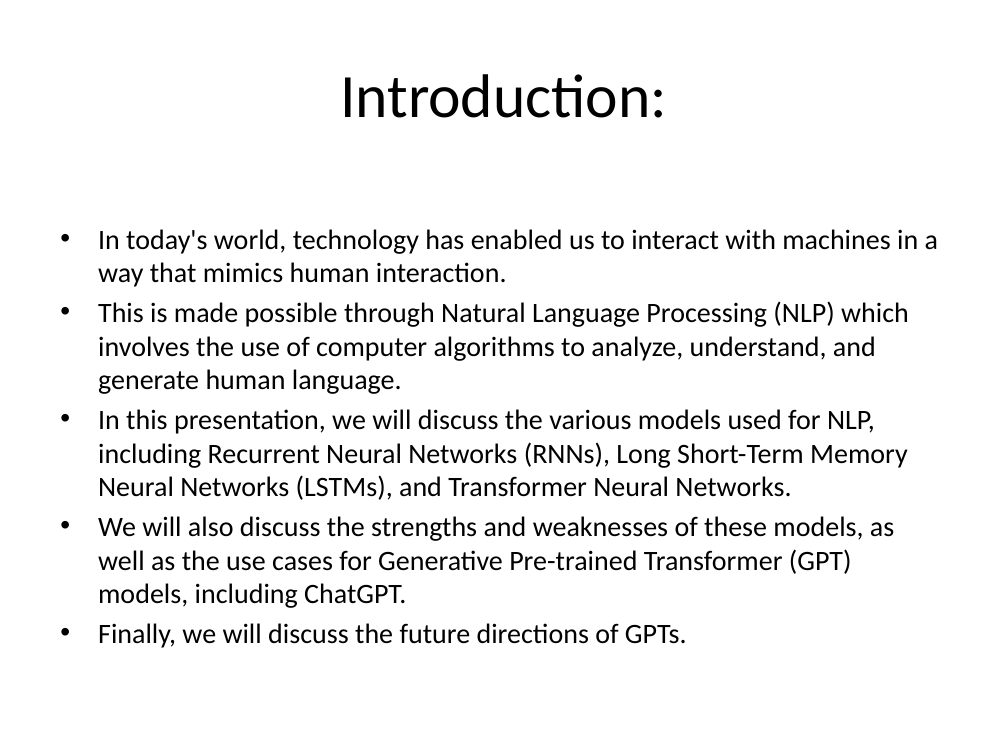
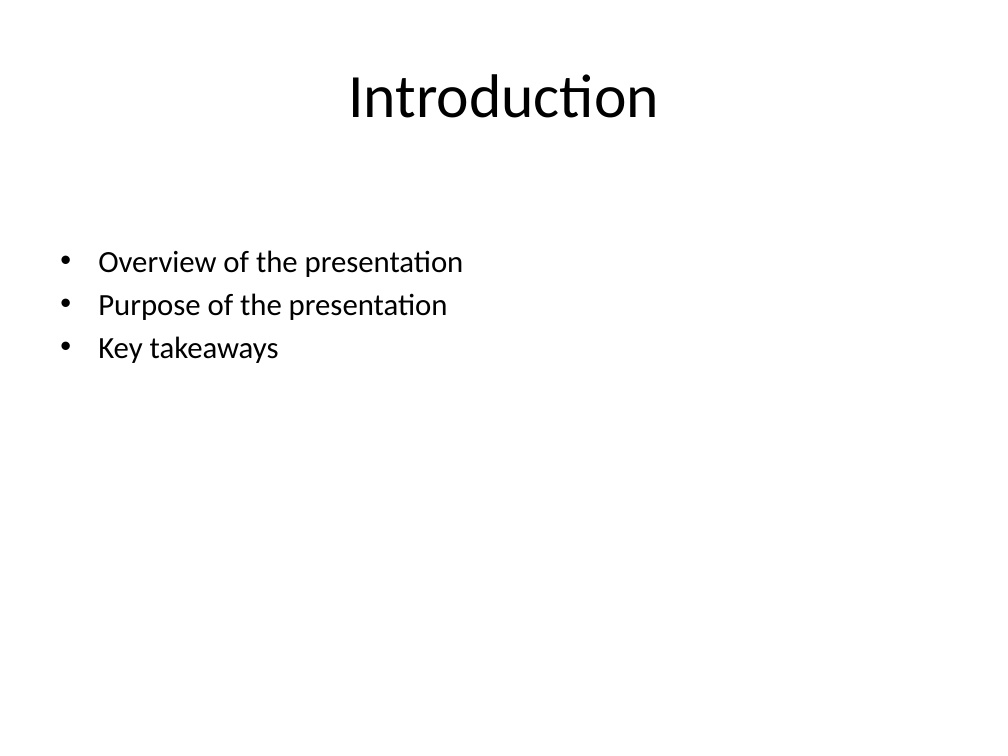
Before and after one commit to redmage123/GPT-Training, a slide deck: slide 1 of GPT3-technical.pptx. Drawn at 1008x756 pixels with LibreOffice and Linux fonts; fonts in the diff are those of the drawing. Boxes give left, top, right and bottom in pixels: in the first picture for what was removed or moved away, otherwise in the second. Text is boxed around its words. In the diff, an @@ line names an element or a change of style, - is before the commit and + after.

```diff
--- a/GPT3-technical.pptx
+++ b/GPT3-technical.pptx
@@ title at (348,74,659,118): text changed @@
-Introduction:
+Introduction
@@ text at (98,250,464,363): text changed; size 20 to 22 pt @@
-• In today's world, technology has enabled us to interact with machines in a way that mimics human interaction.
-• This is made possible through Natural Language Processing (NLP) which involves the use of computer algorithms to analyze, understand, and generate human language.
-• In this presentation, we will discuss the various models used for NLP, including Recurrent Neural Networks (RNNs), Long Short-Term Memory Neural Networks (LSTMs), and Transformer Neural Networks.
-• We will also discuss the strengths and weaknesses of these models, as well as the use cases for Generative Pre-trained Transformer (GPT) models, including ChatGPT.
-• Finally, we will discuss the future directions of GPTs.
+• Overview of the presentation
+• Purpose of the presentation
+• Key takeaways
```
Also in this commit, not shown: 2 slides added, 14 slides removed, 4 other files.
